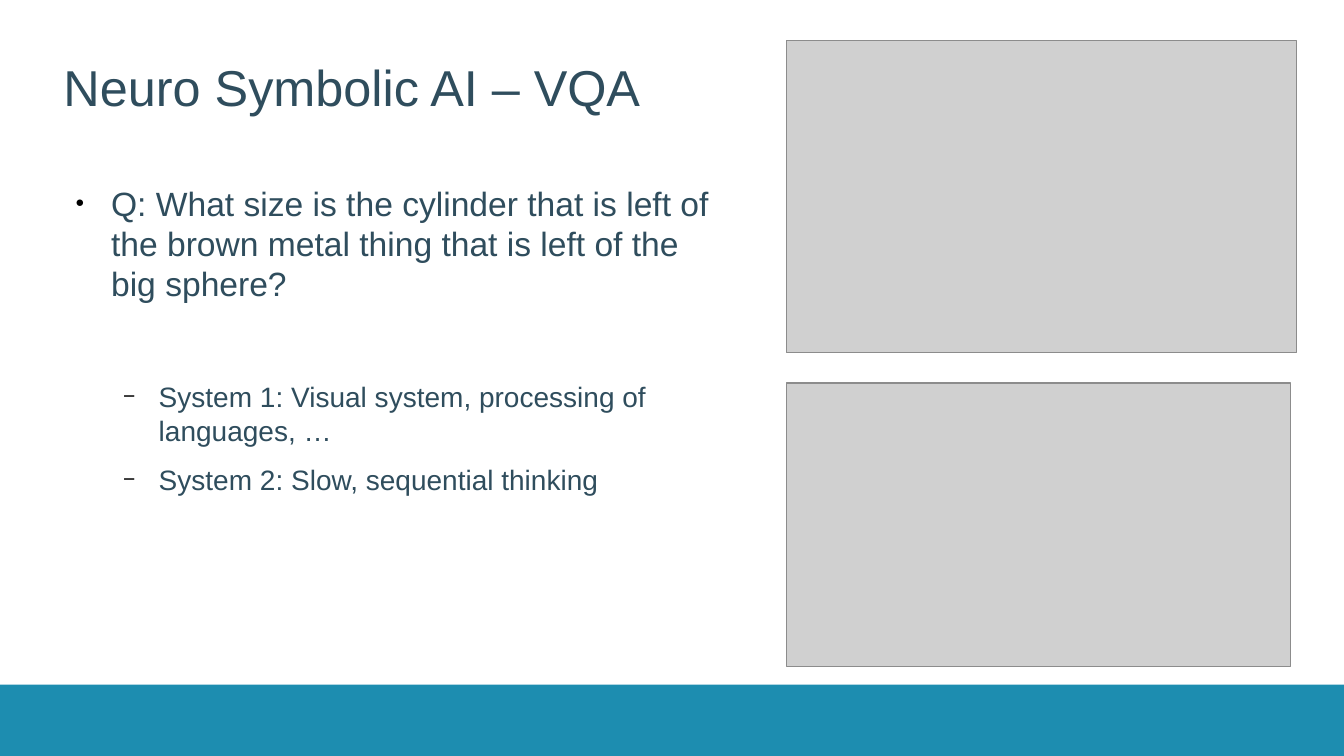
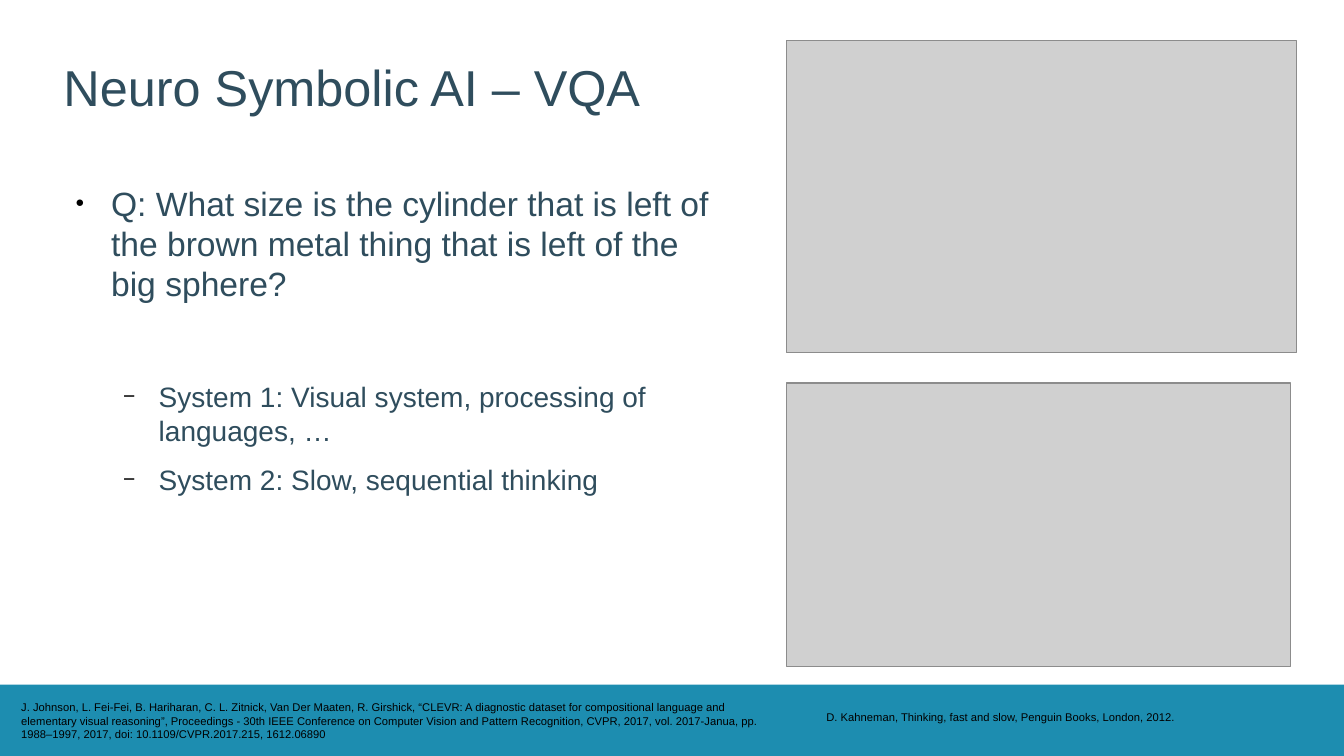
Before and after one commit to JorritWillaert/Capita-Selecta-Neuro-Symbolic-AI, a slide deck: slide 4 of presentation/presentation.odp (slide 2 before the commit). Drawn at 1344x756 pixels with LibreOffice and Linux fonts; fonts in the diff are those of the drawing; grey boxes stand for pictures; background and template pictures are left out. Boxes give left, top, right and bottom in pixels: in the first picture for what was removed or moved away, otherwise in the second. Text is boxed around its words. In the diff, an @@ line names an element or a change of style, - is before the commit and + after.

```diff
--- a/presentation/presentation.odp
+++ b/presentation/presentation.odp
@@ text added at <box>21,703,757,740</box>, 8 pt, text #000000 @@
+J. Johnson, L. Fei-Fei, B. Hariharan, C. L. Zitnick, Van Der Maaten, R. Girshick, “CLEVR: A diagnostic dataset for compositional language and elementary visual reasoning”, Proceedings - 30th IEEE Conference on Computer Vision and Pattern Recognition, CVPR, 2017, vol. 2017-Janua, pp. 1988–1997, 2017, doi: 10.1109/CVPR.2017.215, 1612.06890
@@ text added at <box>826,713,1174,724</box>, 8 pt, text #000000 @@
+D. Kahneman, Thinking, fast and slow, Penguin Books, London, 2012.
```
Also in this commit, not shown: 11 slides added, 2 slides removed, 1 other file.
